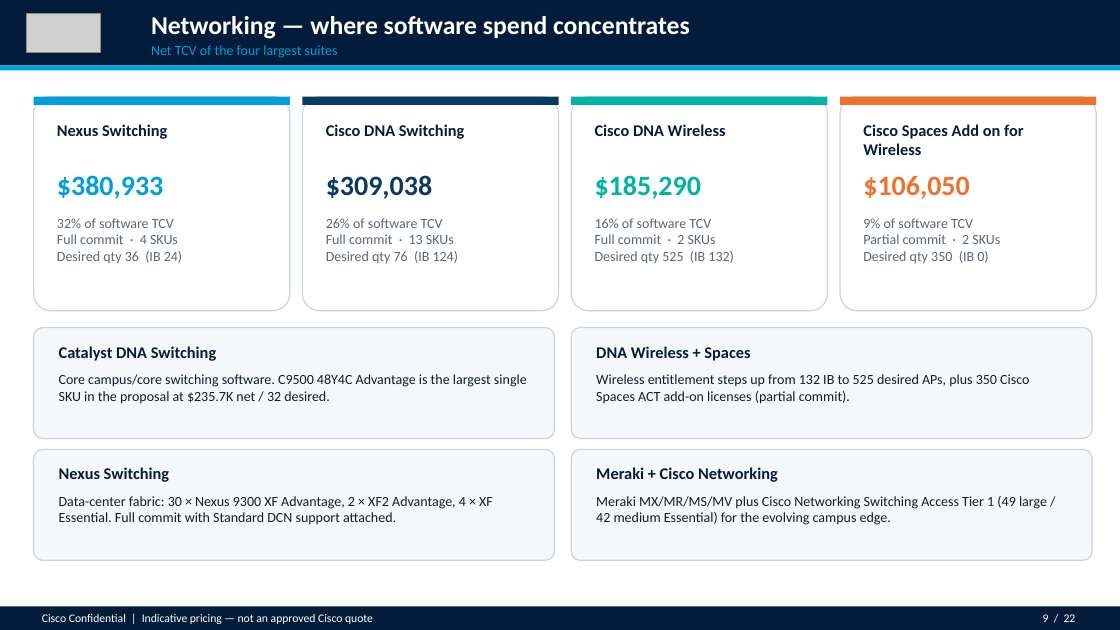
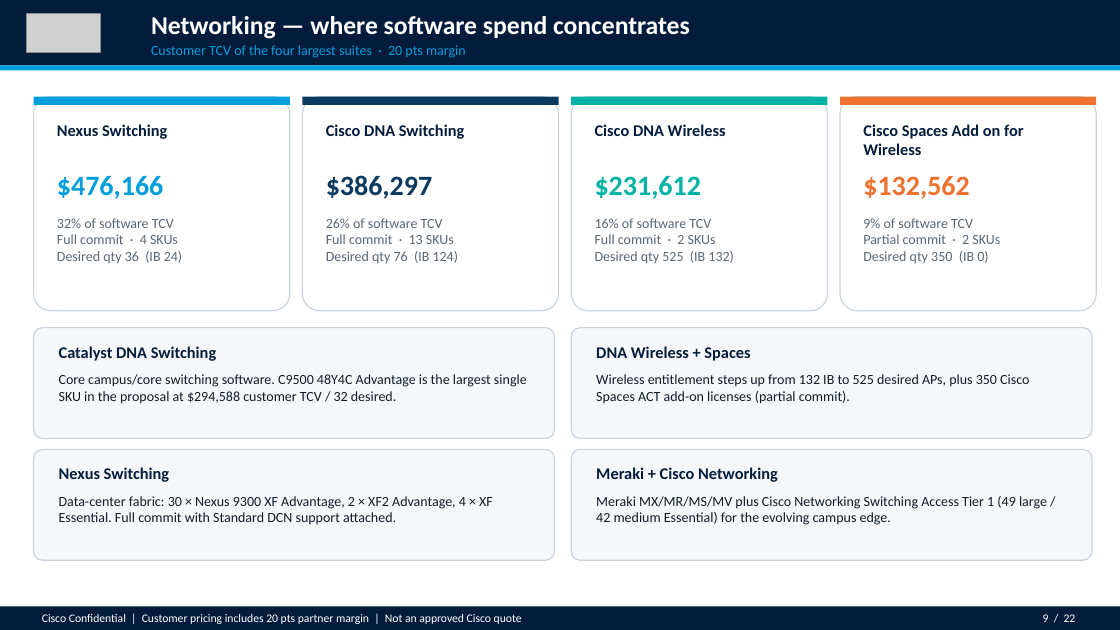
Before and after one commit to chchilds/cxvx, a slide deck: slide 9 of ea-proposal/HALLMARK_CARDS_INCORPORATED_Enterprise_Agreement_Proposal.pptx. Drawn at 1120x630 pixels with LibreOffice and Linux fonts; fonts in the diff are those of the drawing; grey boxes stand for pictures. Boxes give left, top, right and bottom in pixels: in the first picture for what was removed or moved away, otherwise in the second. Text is boxed around its words. In the diff, an @@ line names an element or a change of style, - is before the commit and + after.

```diff
--- a/ea-proposal/HALLMARK_CARDS_INCORPORATED_Enterprise_Agreement_Proposal.pptx
+++ b/ea-proposal/HALLMARK_CARDS_INCORPORATED_Enterprise_Agreement_Proposal.pptx
@@ text at <box>151,45,466,58</box>: text changed @@
-Net TCV of the four largest suites
+Customer TCV of the four largest suites · 20 pts margin
@@ text at <box>57,176,163,199</box>: text changed @@
-$380,933
+$476,166
@@ text at <box>326,175,432,199</box>: text changed @@
-$309,038
+$386,297
@@ text at <box>595,176,701,199</box>: text changed @@
-$185,290
+$231,612
@@ text at <box>863,176,969,199</box>: text changed @@
-$106,050
+$132,562
@@ text at <box>59,374,527,404</box>: text changed @@
-Core campus/core switching software. C9500 48Y4C Advantage is the largest single SKU in the proposal at $235.7K net / 32 desired.
+Core campus/core switching software. C9500 48Y4C Advantage is the largest single SKU in the proposal at $294,588 customer TCV / 32 desired.
@@ text at <box>42,614,522,624</box>: text changed @@
-Cisco Confidential | Indicative pricing — not an approved Cisco quote
+Cisco Confidential | Customer pricing includes 20 pts partner margin | Not an approved Cisco quote
```
Also in this commit, not shown: 20 other slides changed, 4 other files.
